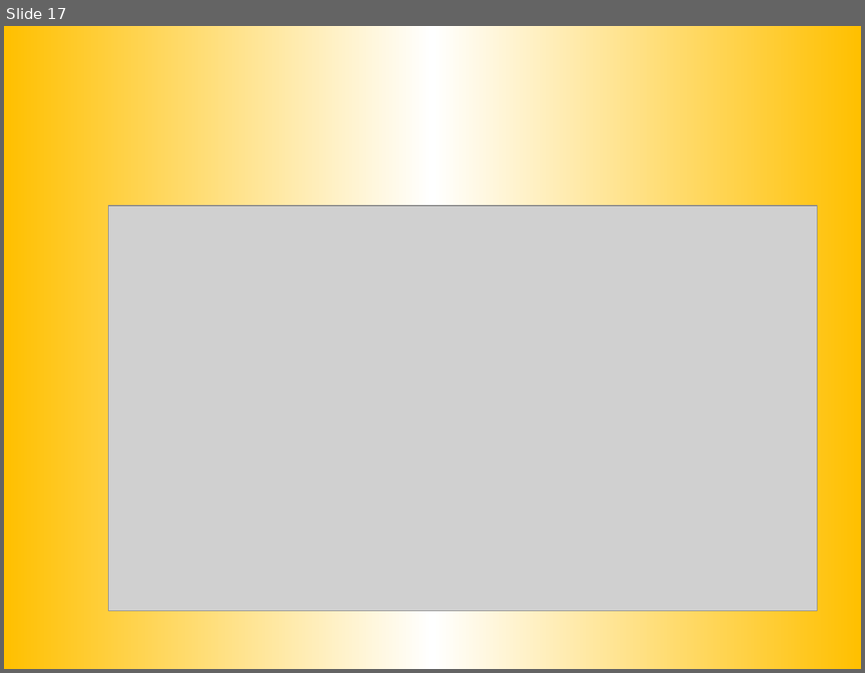
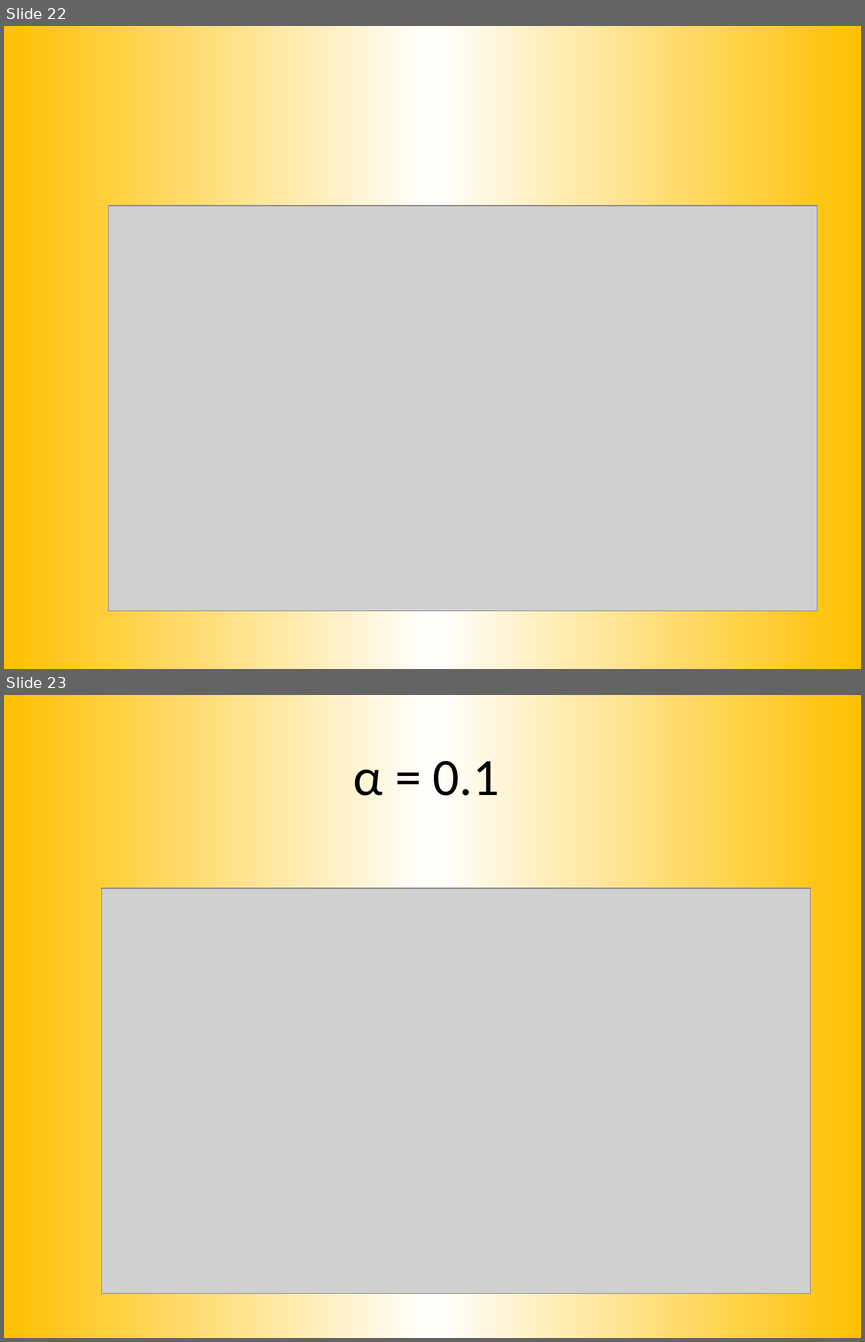
Before and after one commit to mkapiczy/DronVision, a slide deck: Dokumenty/Obrona/Prezentacja.pptx. Shown one above the other, each under a label of ours: slide 17 before the commit, slides 22 and 23 after it. The pictures are 865x673 and 865x1342 pixels, drawn with LibreOffice and Linux fonts; fonts in the diff are those of the drawing; grey boxes stand for pictures. Boxes give left, top, right and bottom in pixels: in the first picture for what was removed or moved away, otherwise in the second. Text is boxed around its words. In the diff, an @@ line names an element or a change of style, - is before the commit and + after.

```diff
--- a/Dokumenty/Obrona/Prezentacja.pptx
+++ b/Dokumenty/Obrona/Prezentacja.pptx
@@ slide 23 added at (4, 695, 861, 1338), background gradient #FFC000 to #FFFFFF @@
@@ title added at (354, 761, 499, 796), 44 pt, text #000000 @@
+α = 0.1
@@ picture added at (102, 888, 810, 1292) @@
@@ what was slide 17 is now slide 22 @@
```
Also in this commit, not shown: 6 slides changed, 9 other slides added, 3 slides removed, 1 other file.
